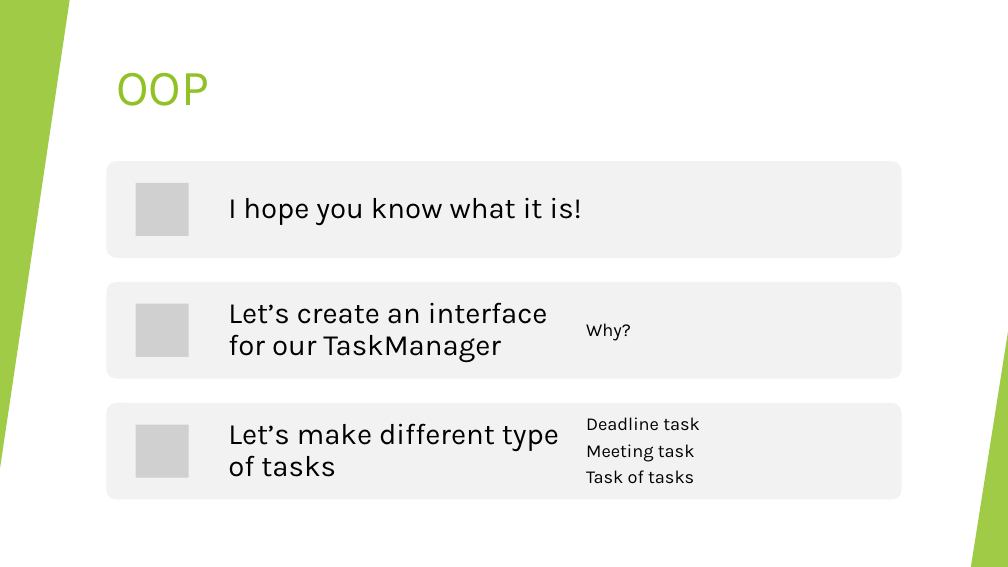
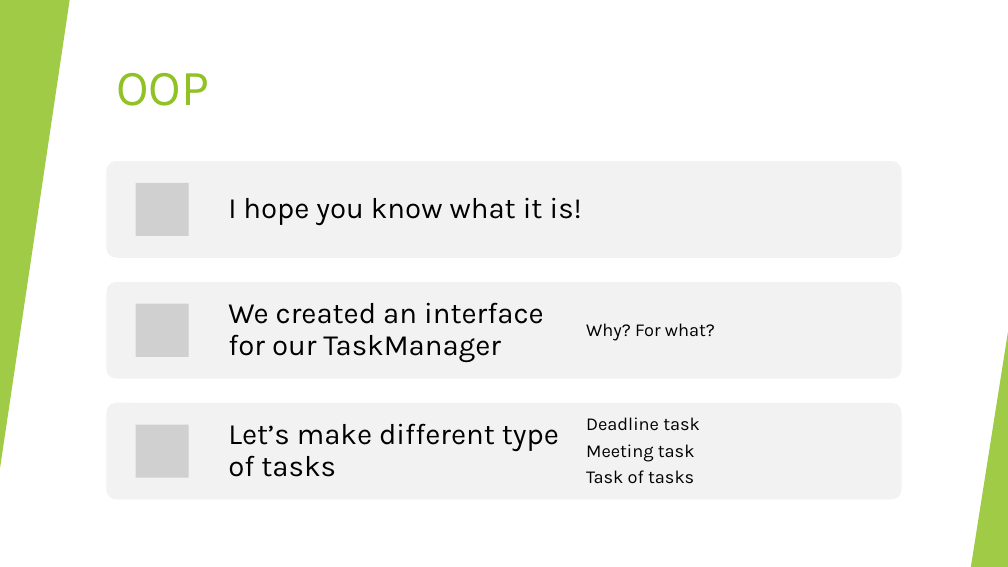
Before and after one commit to javitolin/CSharpWorkshopTodoList, a slide deck: slide 14 of Slides/3. Day 2 - OOP, Unit Tests, Collections.pptx (slide 5 before the commit). Drawn at 1008x567 pixels with LibreOffice and Linux fonts; fonts in the diff are those of the drawing; grey boxes stand for pictures. Boxes give left, top, right and bottom in pixels: in the first picture for what was removed or moved away, otherwise in the second. Text is boxed around its words. In the diff, an @@ line names an element or a change of style, - is before the commit and + after.

```diff
--- a/Slides/3. Day 2 - OOP, Unit Tests, Collections.pptx
+++ b/Slides/3. Day 2 - OOP, Unit Tests, Collections.pptx
@@ text at [228,302,544,362]: text changed @@
-Let’s create an interface for our TaskManager
+We created an interface for our TaskManager
@@ text at [586,323,715,341]: text changed @@
-Why?
+Why? For what?
```
Also in this commit, not shown: 1 other slide changed, 10 slides added, 13 other files.
